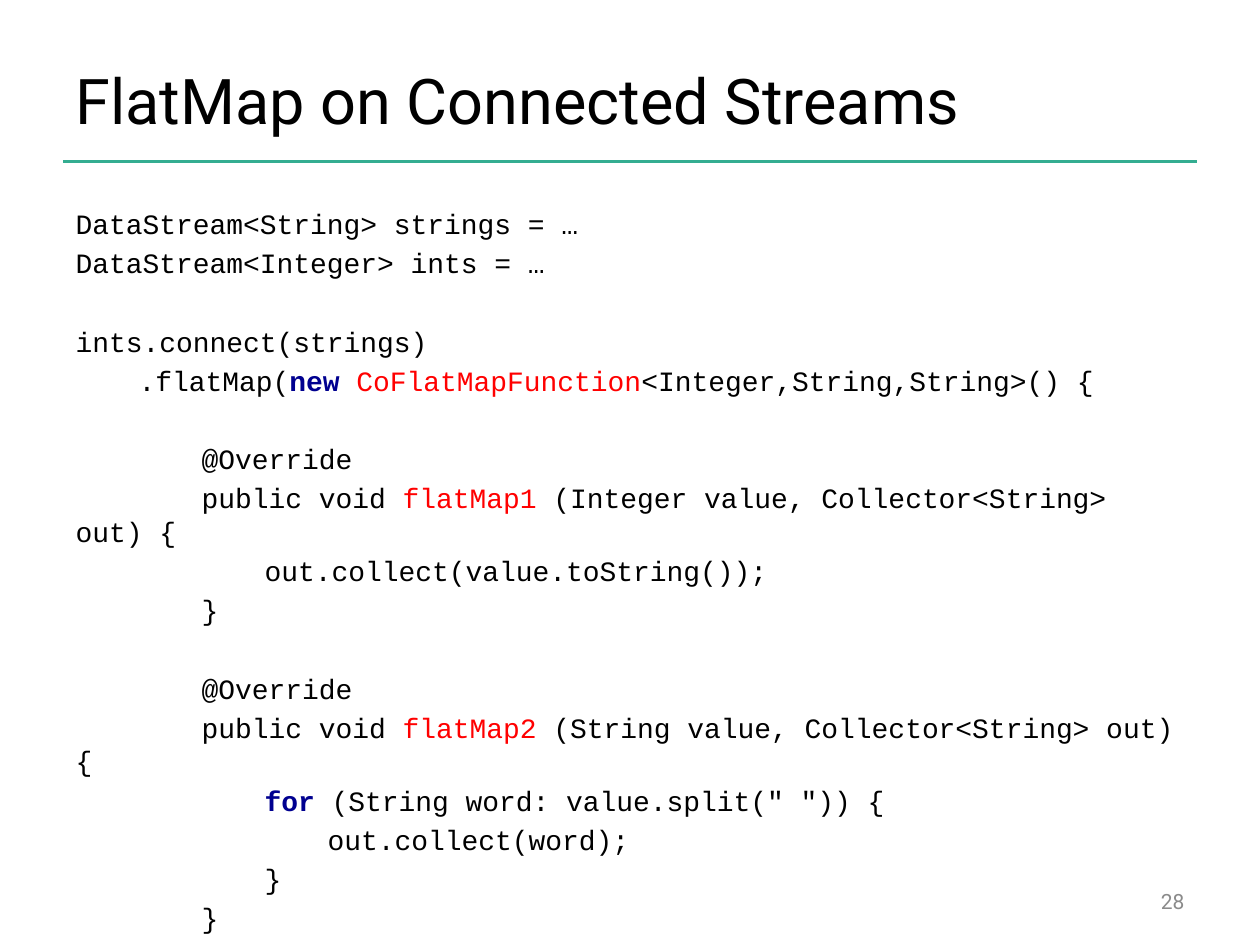
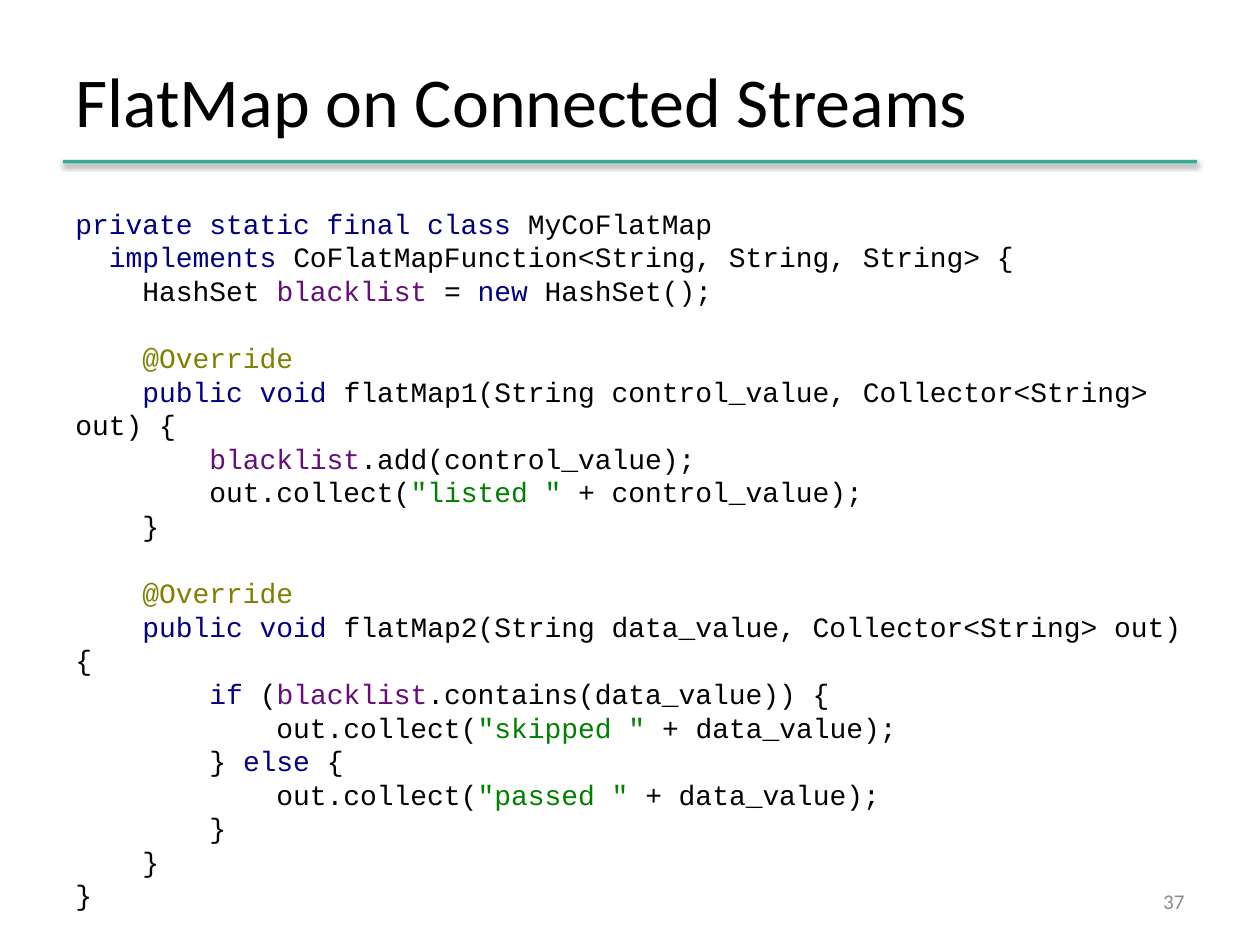
Before and after one commit to dataArtisans/flink-training-web, a slide deck: slide 37 of slides/flink_stream_basics.pptx (slide 28 before the commit). Drawn at 1260x945 pixels with LibreOffice and Linux fonts; fonts in the diff are those of the drawing; background and template pictures are left out. Boxes give left, top, right and bottom in pixels: in the first picture for what was removed or moved away, otherwise in the second. Text is boxed around its words. In the diff, an @@ line names an element or a change of style, - is before the commit and + after.

Commit message:
Updated streaming slides for restructured training

```diff
--- a/slides/flink_stream_basics.pptx
+++ b/slides/flink_stream_basics.pptx
@@ text "FlatMap on Connected Streams" at <box>75,78,967,139</box>: size 36 to 40 pt, font Roboto to Calibri @@
@@ text at <box>75,214,1181,811</box>: text changed @@
-DataStream<String> strings = …
-DataStream<Integer> ints = …
-ints.connect(strings)
-.flatMap(new CoFlatMapFunction<Integer,String,String>() {
-@Override
-public void flatMap1 (Integer value, Collector<String> out) {
-out.collect(value.toString());
-}
-@Override
-public void flatMap2 (String value, Collector<String> out) {
-for (String word: value.split(" ")) {
-out.collect(word);
-}
-}
-});
+private static final class MyCoFlatMap
+implements CoFlatMapFunction<String, String, String> {
+HashSet blacklist = new HashSet();
+@Override
+public void flatMap1(String control_value, Collector<String> out) {
+blacklist.add(control_value);
+out.collect("listed " + control_value);
+}
+@Override
+public void flatMap2(String data_value, Collector<String> out) {
+if (blacklist.contains(data_value)) {
+out.collect("skipped " + data_value);
+} else {
+out.collect("passed " + data_value);
+}
+}
+}
@@ page number at <box>1163,895,1184,909</box>: text changed; font Roboto to Calibri; text colour #8C8C8C to #8B8B8B @@
-28
+37
```
Also in this commit, not shown: 32 other slides changed, 12 slides added, 11 slides removed, 4 other files.
